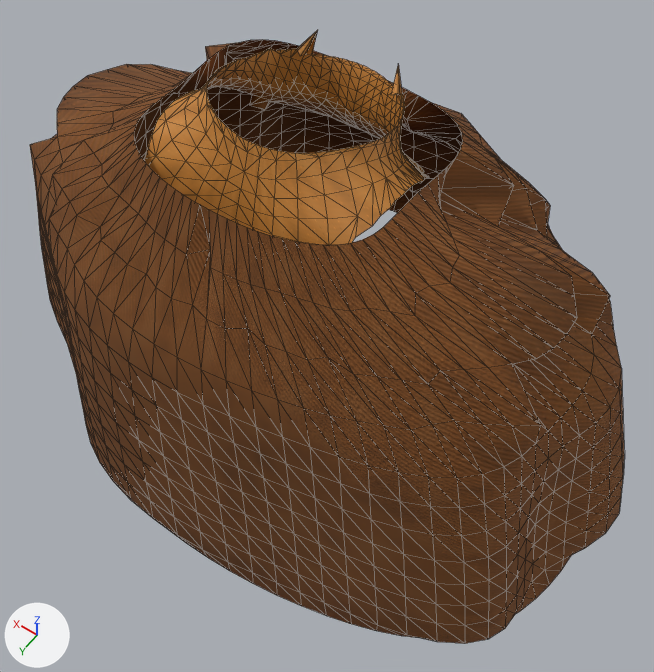
An edit to the glTF model game/assets/characters/cast/iris_bell/iris_bell__c_over.gltf, drawn before and after from the same camera.
One viewpoint serves both versions: a 50 mm lens placed at (-0.297, 0.364, 1.733), pointed at (-0.023, -0.02, 1.131). Every picture has the same lights, and +X, +Y and +Z are marked at lower left. The first picture is the older version. Mesh edges are drawn as thin lines. Vertices at exactly the same position are counted once.

The scene before the commit, as lines of its bpy script (objects in view):
```python
me_cape = bpy.data.meshes.new('Cape')
me_cape.from_pydata(...)  # 936 vertices, 1728 faces; spans x -0.292..0.298, y -0.209..0.146, z 0.939..1.339
me_cape.materials.append(mat_cast_iris_bell_iris_bell_parts_c_over_cape)
me_scarf = bpy.data.meshes.new('Scarf')
me_scarf.from_pydata(...)  # 423 vertices, 672 faces; spans x -0.09..0.09, y -0.096..0.066, z 1.279..1.368
me_scarf.materials.append(mat_cast_iris_bell_iris_bell_parts_c_over_scarf)
ob_cape = bpy.data.objects.new('Cape', me_cape)
ob_cape.location = (0.0, 0.0, 0.0)
ob_scarf = bpy.data.objects.new('Scarf', me_scarf)
ob_scarf.location = (0.0, 0.0, 0.0)
```
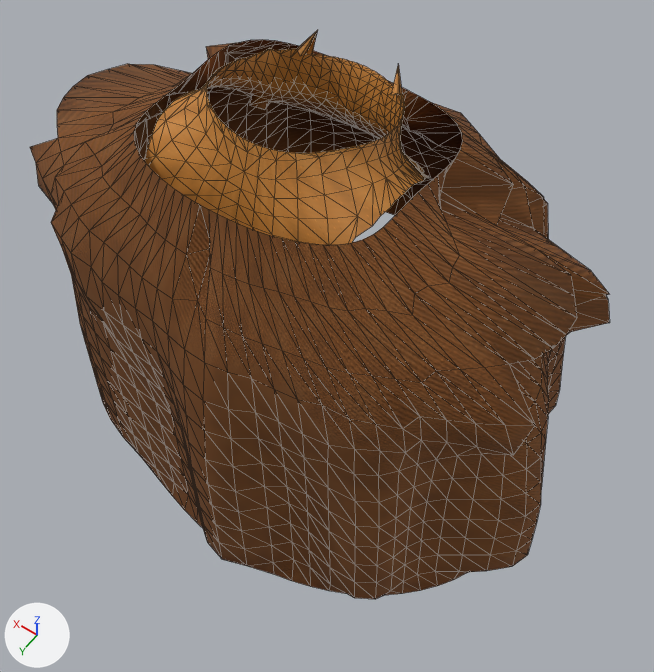
Patch to the scene script:
```diff
--- a/game/assets/characters/cast/iris_bell/iris_bell__c_over.gltf.py
+++ b/game/assets/characters/cast/iris_bell/iris_bell__c_over.gltf.py
@@ me_cape @@
 # used by ob_cape; location = (0.0, 0.0, 0.0)
-me_cape.from_pydata(...)  # 936 vertices, 1728 faces; spans x -0.292..0.298, y -0.209..0.146, z 0.939..1.339
+me_cape.from_pydata(...)  # 936 vertices, 1728 faces; spans x -0.246..0.252, y -0.209..0.141, z 0.932..1.339
+# me_cape part 1: 793 of 936 vertices moved; they spanned x -0.292..0.298, y -0.209..0.146, z 0.939..1.311 and now span x -0.246..0.252, y -0.209..0.141, z 0.932..1.311; mean shift (0.0, -0.003, -0.003); largest move (-0.292, -0.046, 1.073) -> (-0.189, -0.037, 1.047)
+# me_cape part 2: 1245 kept faces spanning x -0.246..0.252, y -0.209..0.141, z 0.932..1.339 get new texture (UV) coordinates
 me_cape.materials.append(mat_cast_iris_bell_iris_bell_parts_c_over_cape)
```

Location of each change, [x1, y1, x2, y2] in pixels of the pictures (654 x 672 px; the box of a moved part takes in the faces that stretch with it):
'Cape', reshaped (7% shorter)
    before: [30, 40, 625, 644]
    after: [30, 40, 610, 599]
part 1 of me_cape, moved or reshaped
    before: [30, 45, 609, 599]
    after: [30, 45, 608, 571]
part 2 of me_cape, surface changed
    before: [34, 100, 625, 644]
    after: [36, 100, 610, 599]
